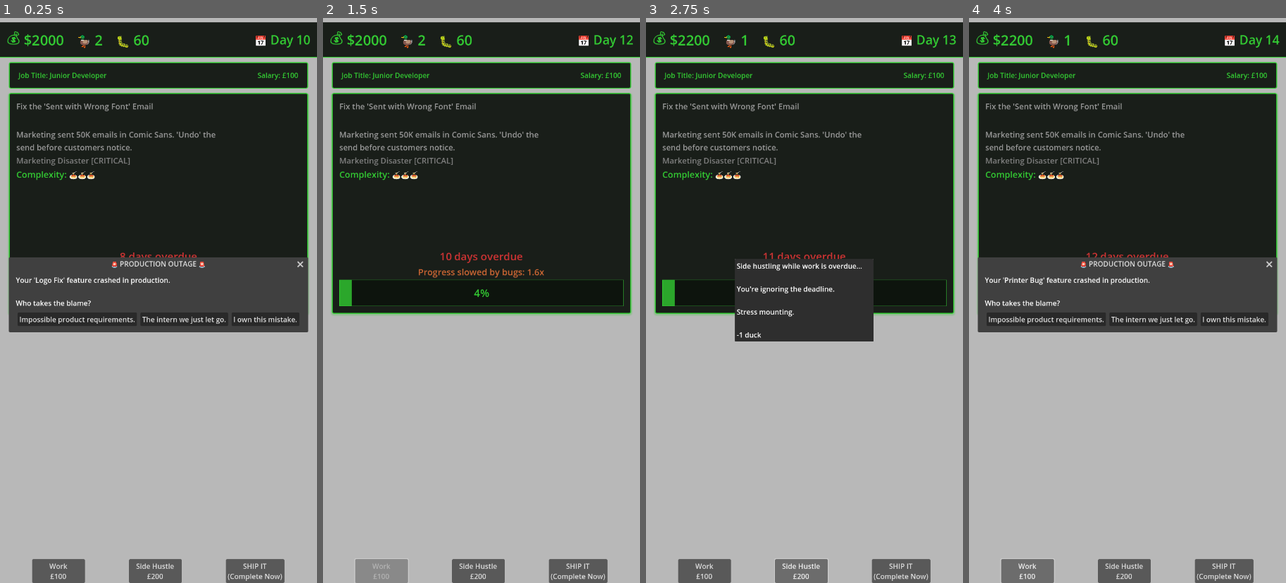
Above: before the commit, frames 1-4 (left to right).
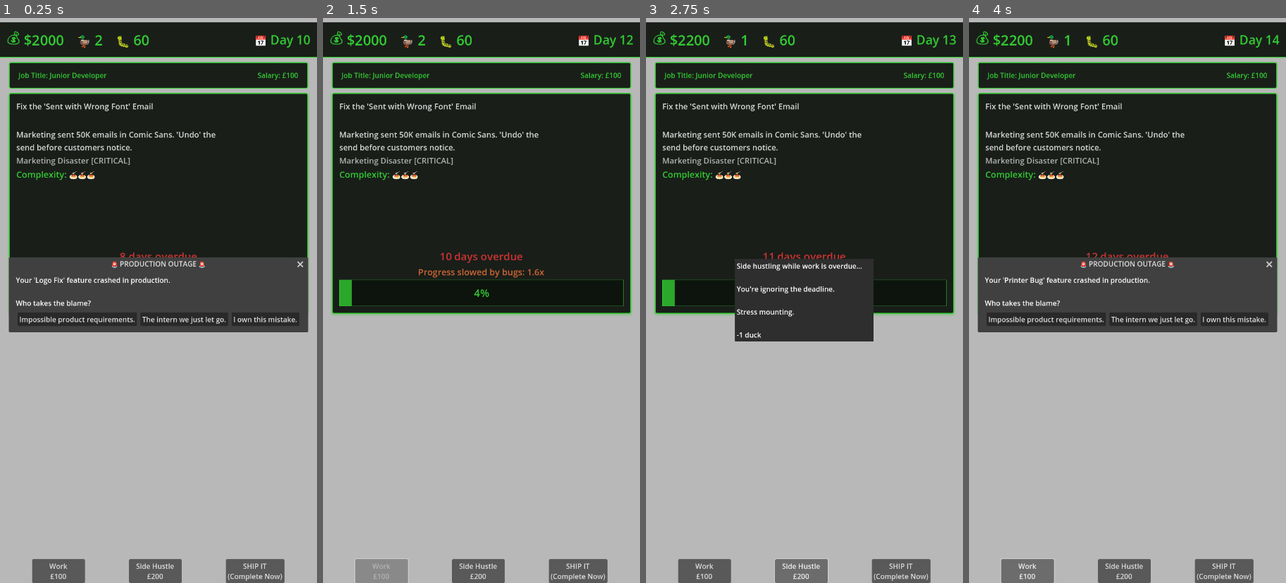
Above: after the commit, the same moments.

Repository: lmchoi/alt-f-this
Game: Godot game, scene res://scenes/game_ui.tscn
The game is run twice, just before and just after one commit, with the same random seed, the same clock (stepped at 60 frames per second) and the same inputs.
Inputs:
- Up to frame 1 (0.25 s): no input
- Up to frame 2 (1.5 s): click "The intern we just let go." at 0.5 s; click "Work £100" at 1.25 s
- Up to frame 3 (2.75 s): click "Side Hustle £200" at 2 s
- Up to frame 4 (4 s): click "SHIP IT (Complete Now)" at 2.75 s; click "Work £100" at 3.5 s

The runs differ from the first frame. In frame 1, 0.7% of the frame differs, in the area x 5-68%, y 15-27%; in frame 2, 0.7%; in frame 3, 0.7%; in frame 4, 0.7%.

Commit message:
Brighten text colors for better readability
🤖 Generated with [Claude Code](https://claude.com/claude-code)

Co-Authored-By: Claude <noreply@anthropic.com>

Diff:
--- a/scenes/task_panel.gd
+++ b/scenes/task_panel.gd
@@ -10,8 +10,8 @@
 const COLOR_YELLOW = Color(0.8, 0.8, 0.2, 1)          # Warnings, urgency
 const COLOR_ORANGE = Color(0.8, 0.4, 0.2, 1)          # Bugs, problems
 const COLOR_RED = Color(0.8, 0.2, 0.2, 1)             # Critical, overdue
-const COLOR_DIM_GRAY = Color(0.6, 0.6, 0.6, 1)        # Flavor text
-const COLOR_VERY_DIM_GRAY = Color(0.5, 0.5, 0.5, 1)   # Less important flavor
+const COLOR_TEXT_STANDARD = Color(0.85, 0.85, 0.85, 1) # Standard readable text
+const COLOR_TEXT_SUBDUED = Color(0.7, 0.7, 0.7, 1)    # Less important but still readable
 
 @onready var task_label := $"%TaskLabel"
 @onready var description_label := $"%DescriptionLabel"
@@ -35,9 +35,9 @@
 	progress_bar.add_theme_font_size_override("font_size", FONT_SIZE_CRITICAL)
 
 	# Apply color palette
-	task_label.add_theme_color_override("font_color", COLOR_DIM_GRAY)
-	description_label.add_theme_color_override("font_color", COLOR_DIM_GRAY)
-	flavor_label.add_theme_color_override("font_color", COLOR_VERY_DIM_GRAY)
+	task_label.add_theme_color_override("font_color", COLOR_TEXT_STANDARD)
+	description_label.add_theme_color_override("font_color", COLOR_TEXT_STANDARD)
+	flavor_label.add_theme_color_override("font_color", COLOR_TEXT_SUBDUED)
 	complexity_label.add_theme_color_override("font_color", COLOR_BRIGHT_GREEN)
 	bug_impact_label.add_theme_color_override("font_color", COLOR_ORANGE)
 	ship_it_indicator.add_theme_color_override("font_color", COLOR_YELLOW)
